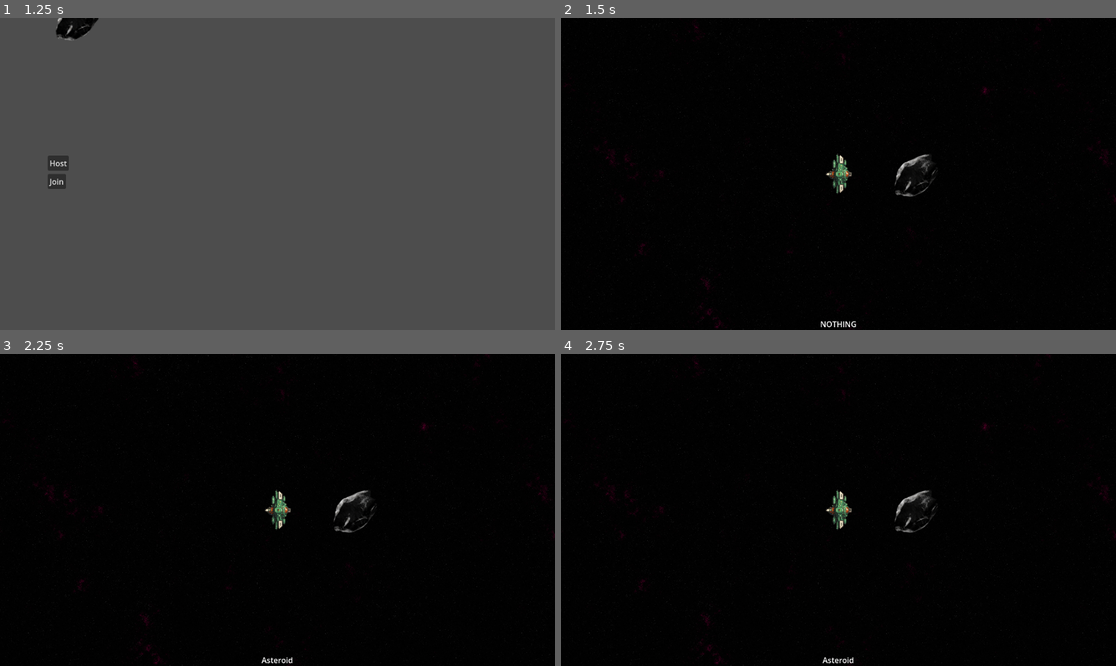
Above: before the commit, frames 1-4 (two rows, left to right).
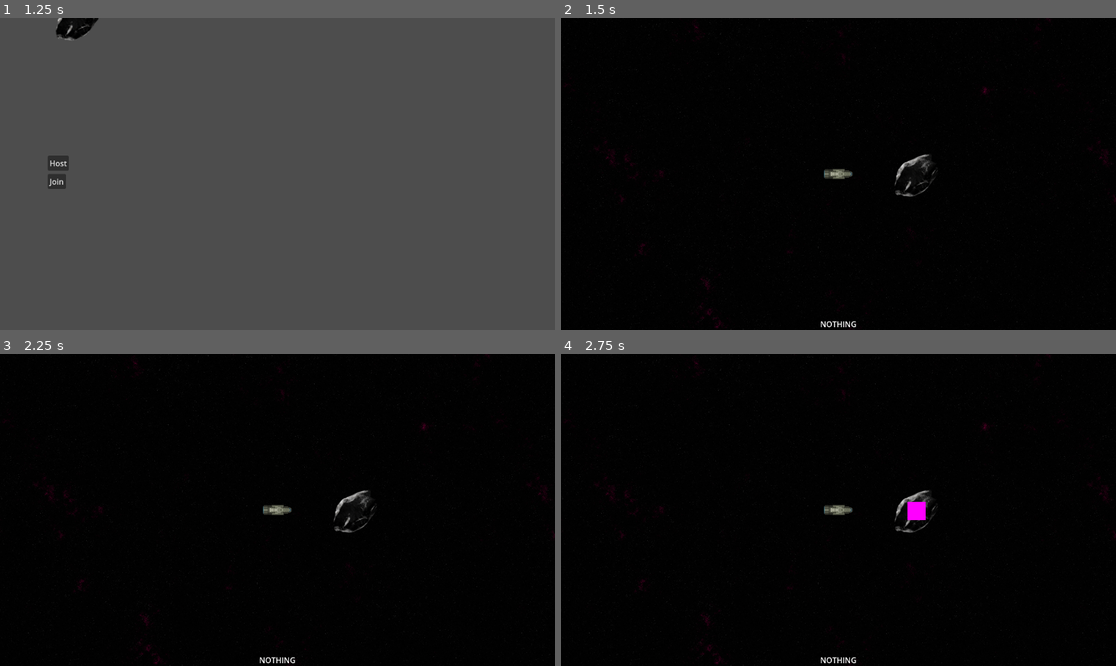
Above: after the commit, the same moments.

Repository: maxwelljens/fractalfrontiers
Game: Godot game, scene res://multi_test.tscn
The game is run twice, just before and just after one commit, with the same random seed, the same clock (stepped at 60 frames per second) and the same inputs.
Inputs (mouse positions are in pixels of both pictures, inside the frame that each line leads up to):
- Up to frame 1 (1.25 s): tap Enter (ui_accept) at 0.5 s; drag from (77, 18) to (333, 105) at 0.52 s
- Up to frame 2 (1.5 s): click "Host" at 1.25 s
- Up to frame 3 (2.25 s): tap Enter (ui_accept) at 2 s; drag from (166, 525) to (355, 510) at 2.02 s
- Up to frame 4 (2.75 s): no input

Frame 1 is identical in both runs. In frame 2, 0.3% of the frame differs, in the area x 47-53%, y 43-57%; in frame 3, 0.4%; in frame 4, 0.6%, in the area x 46-66%, y 43-100%.
Error before the commit: Invalid call. Nonexistent function 'damage' in base 'Area2D'. (res://ship.gd:44)
Error after the commit: Invalid assignment of property or key 'visible' with value of type 'bool' on a base object of type 'null instance'. (res://player.gd:26)

Commit message:
test

Diff:
--- a/asteroid.tscn
+++ b/asteroid.tscn
@@ -2,15 +2,15 @@
 
 [ext_resource type="Texture2D" uid="uid://b4u5riw8kcnyr" path="res://art/asteroid/asteroid1.png" id="1_rjulx"]
 [ext_resource type="Script" path="res://nodes/mineable.gd" id="2_n5307"]
-[ext_resource type="Script" path="res://nodes/selectable.gd" id="3_rqhsg"]
+[ext_resource type="PackedScene" uid="uid://bctss60aqaqd2" path="res://nodes/selectable.tscn" id="3_41l7m"]
 
 [sub_resource type="SceneReplicationConfig" id="SceneReplicationConfig_i33a4"]
 properties/0/path = NodePath("Label:text")
 properties/0/spawn = true
 properties/0/replication_mode = 1
 
-[sub_resource type="RectangleShape2D" id="RectangleShape2D_rel2q"]
-size = Vector2(60.8974, 60.625)
+[sub_resource type="CircleShape2D" id="CircleShape2D_a0ujn"]
+radius = 33.1913
 
 [node name="Asteroid" type="Area2D"]
 
@@ -23,10 +23,9 @@
 [node name="CollisionShape2D" type="CollisionShape2D" parent="."]
 position = Vector2(-1.5, -0.5)
 scale = Vector2(1.56, 1.6)
-shape = SubResource("RectangleShape2D_rel2q")
+shape = SubResource("CircleShape2D_a0ujn")
 
 [node name="Mineable" type="Node" parent="."]
 script = ExtResource("2_n5307")
 
-[node name="Selectable" type="Node" parent="."]
-script = ExtResource("3_rqhsg")
+[node name="Selectable" parent="." instance=ExtResource("3_41l7m")]
--- a/multi_test.tscn
+++ b/multi_test.tscn
@@ -1,7 +1,7 @@
 [gd_scene load_steps=4 format=3 uid="uid://cop56vjof0q5y"]
 
 [ext_resource type="Script" path="res://multitest.gd" id="1_gwi5h"]
-[ext_resource type="PackedScene" uid="uid://dv13kat571ua4" path="res://ship.tscn" id="2_fhm7r"]
+[ext_resource type="PackedScene" uid="uid://dv13kat571ua4" path="res://player.tscn" id="2_fhm7r"]
 [ext_resource type="PackedScene" uid="uid://bap2gxbilpq0k" path="res://asteroid.tscn" id="3_jd480"]
 
 [node name="MultiTest" type="Node2D"]
@@ -23,7 +23,6 @@
 text = "Join"
 
 [node name="MultiplayerSpawner" type="MultiplayerSpawner" parent="."]
-_spawnable_scenes = PackedStringArray("res://ship.tscn")
 spawn_path = NodePath("..")
 
 [node name="Asteroid" parent="." instance=ExtResource("3_jd480")]
--- a/nodes/selectable.gd
+++ b/nodes/selectable.gd
@@ -5,9 +5,16 @@
 func _ready():
   parent_node = get_parent()
   parent_node.input_event.connect(_on_parent_input_event)
+  parent_node.mouse_entered.connect(_on_parent_mouse_entered)
+  parent_node.mouse_exited.connect(_on_parent_mouse_exited)
 
-func _on_parent_input_event(viewport, event, shape_idx):
-  if event is InputEventMouseMotion:
-    if Input.is_action_just_pressed("left_click"):
-      if parent_node:
-        print("CLICK")
+func _on_parent_input_event(_viewport, _event, _shape_idx):
+  if Input.is_action_just_pressed("left_click"):
+    pass
+
+func _on_parent_mouse_entered():
+  $Sprite2D.visible = true
+  $Sprite2D.position = parent_node.position
+
+func _on_parent_mouse_exited():
+  $Sprite2D.visible = false
--- /dev/null
+++ b/nodes/selectable.tscn
@@ -0,0 +1,13 @@
+[gd_scene load_steps=3 format=3 uid="uid://bctss60aqaqd2"]
+
+[ext_resource type="Script" path="res://nodes/selectable.gd" id="1_0u5oq"]
+
+[sub_resource type="PlaceholderTexture2D" id="PlaceholderTexture2D_fptuy"]
+
+[node name="Selectable" type="Node"]
+script = ExtResource("1_0u5oq")
+
+[node name="Sprite2D" type="Sprite2D" parent="."]
+visible = false
+scale = Vector2(38, 38)
+texture = SubResource("PlaceholderTexture2D_fptuy")
--- /dev/null
+++ b/player.gd
@@ -0,0 +1,33 @@
+extends CharacterBody2D
+
+const TOP_SPEED = 500
+const SPEED_MULTIPLIER = 10
+const DRAG = 2
+
+@export var camera: Camera2D
+
+func _ready():
+  if not is_multiplayer_authority():
+    return
+  ## This scope determines that we actually own the ship.
+  camera.make_current()
+
+func _physics_process(delta):
+  if is_multiplayer_authority():
+    if Input.is_action_pressed("forward"):
+      velocity += Vector2.RIGHT.rotated(rotation) * SPEED_MULTIPLIER
+    if Input.is_action_pressed("backward"):
+      velocity += Vector2.RIGHT.rotated(rotation + PI) * (SPEED_MULTIPLIER / 6)
+    if Input.is_action_pressed("right"):
+      rotation += 0.05
+    if Input.is_action_pressed("left"):
+      rotation += -0.05
+    if Input.is_action_just_released("ui_accept"):
+      $MiningLaser/TextureRect.visible = false
+
+  velocity = velocity.clamp(Vector2(-TOP_SPEED, -TOP_SPEED), Vector2(TOP_SPEED, TOP_SPEED))
+  move_and_slide()
+  velocity = velocity.move_toward(Vector2(0, 0), DRAG)
+
+func _enter_tree():
+  set_multiplayer_authority(name.to_int())
--- /dev/null
+++ b/player.tscn
@@ -0,0 +1,163 @@
+[gd_scene load_steps=17 format=3 uid="uid://dv13kat571ua4"]
+
+[ext_resource type="Script" path="res://player.gd" id="1_36kp7"]
+[ext_resource type="Texture2D" uid="uid://s4to67ffk84f" path="res://art/ships.png" id="2_xem4q"]
+
+[sub_resource type="AtlasTexture" id="AtlasTexture_4ay1r"]
+atlas = ExtResource("2_xem4q")
+region = Rect2(160, 64, 22, 60)
+
+[sub_resource type="SceneReplicationConfig" id="SceneReplicationConfig_mkb0g"]
+properties/0/path = NodePath(".:position")
+properties/0/spawn = true
+properties/0/replication_mode = 1
+properties/1/path = NodePath(".:rotation")
+properties/1/spawn = true
+properties/1/replication_mode = 1
+properties/2/path = NodePath("MiningLaser/TextureRect:visible")
+properties/2/spawn = true
+properties/2/replication_mode = 1
+
+[sub_resource type="Gradient" id="Gradient_g225v"]
+colors = PackedColorArray(0.0142752, 0.0142752, 0.0142752, 1, 0, 0, 0, 1)
+
+[sub_resource type="FastNoiseLite" id="FastNoiseLite_66byd"]
+fractal_type = 2
+fractal_octaves = 10
+fractal_lacunarity = 1.355
+fractal_gain = 1.53
+
+[sub_resource type="NoiseTexture2D" id="NoiseTexture2D_oivuu"]
+resource_local_to_scene = true
+width = 256
+height = 256
+generate_mipmaps = false
+seamless = true
+color_ramp = SubResource("Gradient_g225v")
+noise = SubResource("FastNoiseLite_66byd")
+
+[sub_resource type="Gradient" id="Gradient_0kux8"]
+offsets = PackedFloat32Array(0, 0.318182)
+colors = PackedColorArray(0.259294, 0.259294, 0.259294, 1, 0, 0, 0, 0)
+
+[sub_resource type="FastNoiseLite" id="FastNoiseLite_w7600"]
+noise_type = 0
+frequency = 0.0019
+fractal_octaves = 10
+fractal_gain = 1.5
+
+[sub_resource type="NoiseTexture2D" id="NoiseTexture2D_qcshy"]
+width = 1024
+height = 1024
+generate_mipmaps = false
+color_ramp = SubResource("Gradient_0kux8")
+noise = SubResource("FastNoiseLite_w7600")
+
+[sub_resource type="Gradient" id="Gradient_yawug"]
+offsets = PackedFloat32Array(0, 0.318182)
+colors = PackedColorArray(0.443497, 0.00153075, 0.212398, 1, 0, 0, 0, 0)
+
+[sub_resource type="FastNoiseLite" id="FastNoiseLite_l0cjv"]
+noise_type = 4
+fractal_octaves = 10
+fractal_lacunarity = 2.22
+fractal_gain = 0.825
+
+[sub_resource type="NoiseTexture2D" id="NoiseTexture2D_w0ehs"]
+width = 1024
+height = 1024
+generate_mipmaps = false
+seamless = true
+color_ramp = SubResource("Gradient_yawug")
+noise = SubResource("FastNoiseLite_l0cjv")
+
+[sub_resource type="Gradient" id="Gradient_rwq3g"]
+offsets = PackedFloat32Array(0, 0.0974026)
+colors = PackedColorArray(1, 1, 1, 0.0980392, 0, 0, 0, 0)
+
+[sub_resource type="FastNoiseLite" id="FastNoiseLite_sghe1"]
+noise_type = 2
+frequency = 0.0057
+fractal_lacunarity = 2.765
+fractal_gain = 1.08
+
+[sub_resource type="NoiseTexture2D" id="NoiseTexture2D_1yotw"]
+generate_mipmaps = false
+color_ramp = SubResource("Gradient_rwq3g")
+noise = SubResource("FastNoiseLite_sghe1")
+
+[node name="Player" type="CharacterBody2D" node_paths=PackedStringArray("camera")]
+script = ExtResource("1_36kp7")
+camera = NodePath("Camera2D")
+
+[node name="Ship" type="Node" parent="."]
+
+[node name="Sprite2D" type="Sprite2D" parent="Ship"]
+texture_filter = 3
+rotation = 1.5708
+texture = SubResource("AtlasTexture_4ay1r")
+
+[node name="Rig" type="Node" parent="."]
+
+[node name="MultiplayerSynchronizer" type="MultiplayerSynchronizer" parent="."]
+replication_config = SubResource("SceneReplicationConfig_mkb0g")
+
+[node name="UI" type="CanvasLayer" parent="."]
+
+[node name="Bottom" type="VBoxContainer" parent="UI"]
+anchors_preset = 15
+anchor_right = 1.0
+anchor_bottom = 1.0
+offset_bottom = -1.0
+alignment = 2
+
+[node name="Cargo" type="Label" parent="UI/Bottom"]
+layout_mode = 2
+text = "NOTHING"
+horizontal_alignment = 1
+
+[node name="Camera2D" type="Camera2D" parent="."]
+process_callback = 0
+position_smoothing_enabled = true
+position_smoothing_speed = 10.0
+
+[node name="BG" type="CanvasLayer" parent="Camera2D"]
+layer = -100
+
+[node name="GalaxyBackground" type="TextureRect" parent="Camera2D/BG"]
+offset_left = -3207.0
+offset_top = -1169.0
+offset_right = 3290.0
+offset_bottom = 1208.0
+texture = SubResource("NoiseTexture2D_oivuu")
+stretch_mode = 1
+
+[node name="Stars" type="TextureRect" parent="Camera2D/BG"]
+offset_left = -3207.0
+offset_top = -1169.0
+offset_right = 3297.0
+offset_bottom = 1175.0
+texture = SubResource("NoiseTexture2D_qcshy")
+stretch_mode = 1
+
+[node name="Nebulae" type="TextureRect" parent="Camera2D/BG"]
+offset_left = -3207.0
+offset_top = -1169.0
+offset_right = 3297.0
+offset_bottom = 1175.0
+texture = SubResource("NoiseTexture2D_w0ehs")
+stretch_mode = 1
+
+[node name="ParallaxBackground" type="ParallaxBackground" parent="Camera2D"]
+
+[node name="ParallaxLayer" type="ParallaxLayer" parent="Camera2D/ParallaxBackground"]
+motion_scale = Vector2(0.2, 0.2)
+motion_mirroring = Vector2(512, 512)
+
+[node name="Dust" type="TextureRect" parent="Camera2D/ParallaxBackground/ParallaxLayer"]
+offset_left = -3247.0
+offset_top = -1162.0
+offset_right = 3257.0
+offset_bottom = 1182.0
+texture = SubResource("NoiseTexture2D_1yotw")
+stretch_mode = 1
Binary file added: art/ships.png
Not shown, changed: art/ships.png.import
Binary file removed: art/spaceship.png
